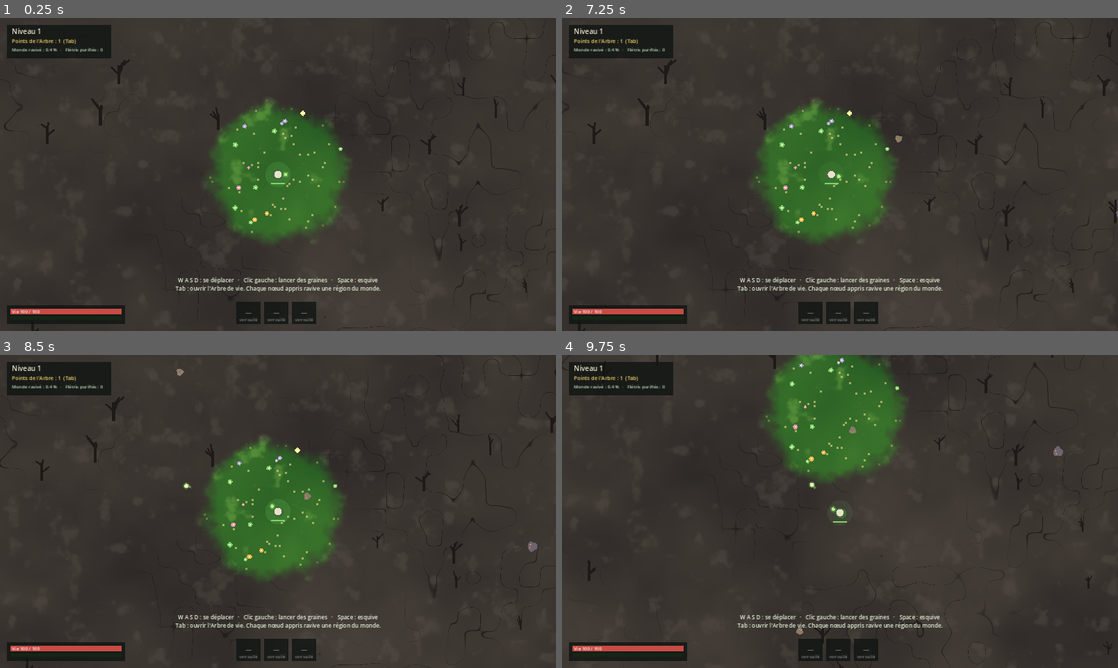
Above: before the commit, frames 1-4 (two rows, left to right).
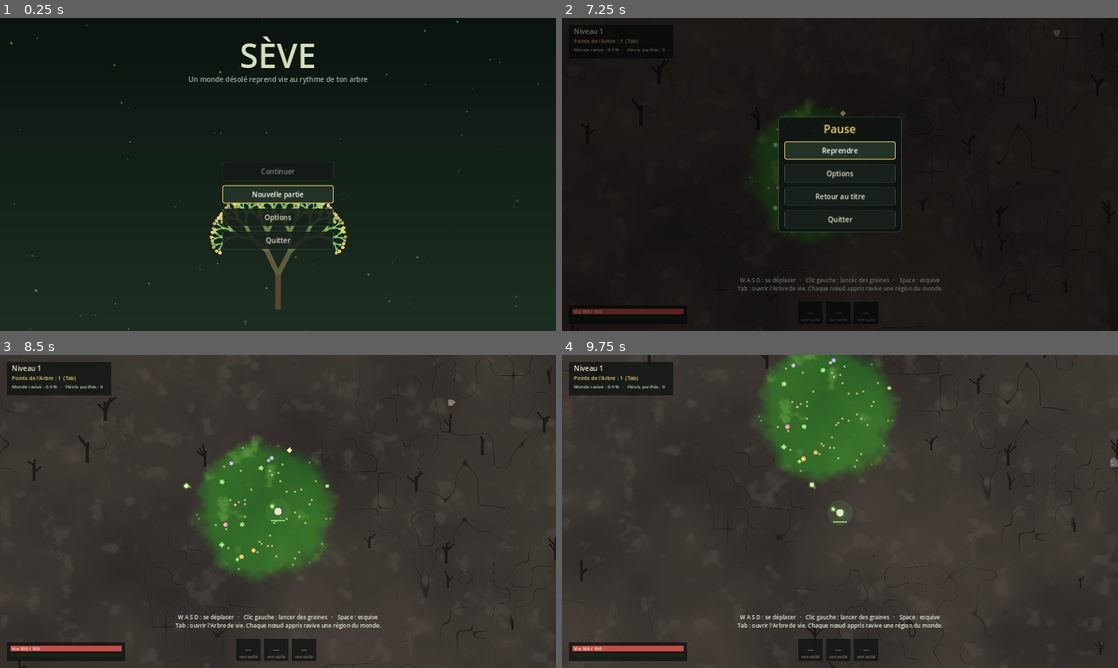
Above: after the commit, the same moments.

Repository: Dranto/Tree
Game: Godot game, scene res://scenes/title.tscn
The game is run twice, just before and just after one commit, with the same random seed, the same clock (stepped at 60 frames per second) and the same inputs. Before the commit the project starts from res://scenes/main.tscn.
Inputs (mouse positions are in pixels of both pictures, inside the frame that each line leads up to):
- Up to frame 1 (0.25 s): no input
- Up to frame 2 (7.25 s): click (840, 218) at 0.5 s, where only the run after the commit has a clickable "Options"; click (840, 171) at 1.25 s, where only the run after the commit has a clickable "Plein écran"; click (840, 215) at 2 s, where only the run after the commit has a clickable "Retour"; click (840, 193) at 2.75 s, where only the run after the commit has a clickable "Nouvelle partie"; tap Enter at 3.5, 6.5 s; move the mouse to (962, 158) at 3.52 s; press the mouse at (962, 158) at 3.53 s; hold D (move_right) 3.53-4.25 s; release the mouse at (962, 158) at 4.25 s; drag from (728, 190) to (812, 237) at 4.27 s; move the mouse to (895, 105) at 5.02 s; hold D (move_right) 5.03-5.75 s; hold Tab (toggle_tree) 5.03-5.75 s; tap Space (dash) at 5.75 s; drag from (840, 174) to (673, 127) at 5.77 s; move the mouse to (1006, 221) at 6.52 s; hold A (move_left) from 6.53 s (still down); tap T at 6.6 s; tap Escape (ui_cancel) at 7.15 s
- Up to frame 3 (8.5 s): release A (move_left) at 7.25 s; click (278, 486) at 7.25 s, where only the run after the commit has a clickable "Reprendre"; drag from (111, 464) to (194, 433) at 8.02 s
- Up to frame 4 (9.75 s): move the mouse to (867, 511) at 8.77 s; hold S (move_down) 8.78-9.5 s; tap Space (dash) at 8.85 s; click (867, 511) at 8.92 s; drag from (756, 433) to (728, 527) at 9.52 s

The runs differ from the first frame. In frame 1, 94% of the frame differs, in the area x 0-100%, y 0-100%; in frame 2, 94%; in frame 3, 3.1%; in frame 4, 2.5%.

Commit message:
Ajouter écran titre, menu pause et options
Écran titre (Continuer / Nouvelle partie / Options / Quitter), menu pause sur Échap,
panneau d'options (volume, plein écran, aide) enregistré dans user://settings.cfg.
Flow gère les points d'entrée Continuer/Nouvelle partie sans dépendre de la sauvegarde.

Co-Authored-By: Claude Sonnet 5.5 <noreply@anthropic.com>
Claude-Session: https://claude.ai/code/session_01H7XDvwp58Z9mead8kYEqdD

Diff:
--- a/godot/project.godot
+++ b/godot/project.godot
@@ -5,12 +5,14 @@
 
 config/name="Sève"
 config/description="Action-RPG : un monde désolé reprend vie au rythme de ton arbre de compétences."
-run/main_scene="res://scenes/main.tscn"
+run/main_scene="res://scenes/title.tscn"
 config/features=PackedStringArray("4.3", "GL Compatibility")
 
 [autoload]
 
 Game="*res://scripts/game.gd"
+Settings="*res://scripts/settings.gd"
+Flow="*res://scripts/flow.gd"
 
 [display]
 
--- /dev/null
+++ b/godot/scenes/title.tscn
@@ -0,0 +1,10 @@
+[gd_scene load_steps=2 format=3]
+
+[ext_resource type="Script" path="res://scripts/title.gd" id="1_title"]
+
+[node name="Title" type="Control"]
+layout_mode = 3
+anchors_preset = 15
+anchor_right = 1.0
+anchor_bottom = 1.0
+script = ExtResource("1_title")
--- /dev/null
+++ b/godot/scripts/flow.gd
@@ -0,0 +1,64 @@
+## Enchaînement des écrans : titre, nouvelle partie, reprise, retour au titre.
+## Points d'entrée « Continuer » et « Nouvelle partie » : la sauvegarde viendra se brancher
+## sur has_save() et load_save() sans toucher aux menus.
+extends Node
+
+const TITLE_SCENE := "res://scenes/title.tscn"
+const GAME_SCENE := "res://scenes/main.tscn"
+
+## Mis à vrai par le mode de test automatique pour passer l'écran titre.
+var skip_title := false
+
+
+func _ready() -> void:
+	skip_title = "--autotest" in OS.get_cmdline_user_args()
+
+
+## Vrai quand la partie qui démarre doit reprendre la sauvegarde (lu par la scène de jeu).
+var continue_requested := false
+
+
+## Autoload de sauvegarde, s'il existe : les menus n'en dépendent pas.
+func _save_node() -> Node:
+	return get_node_or_null("/root/SaveGame")
+
+
+## Vrai s'il existe une partie à reprendre.
+func has_save() -> bool:
+	var s := _save_node()
+	return s != null and s.has_method("has_save") and s.has_save()
+
+
+## Résumé de la sauvegarde pour le bouton « Continuer » ({} si aucun).
+func save_summary() -> Dictionary:
+	var s := _save_node()
+	if s != null and s.has_method("peek") and has_save():
+		return s.peek()
+	return {}
+
+
+func new_game() -> void:
+	continue_requested = false
+	Game.reset()
+	_open(GAME_SCENE)
+
+
+func continue_game() -> void:
+	if not has_save():
+		return
+	continue_requested = true
+	Game.reset()
+	_open(GAME_SCENE)
+
+
+func go_title() -> void:
+	_open(TITLE_SCENE)
+
+
+func quit() -> void:
+	get_tree().quit()
+
+
+func _open(path: String) -> void:
+	get_tree().paused = false
+	get_tree().change_scene_to_file(path)
--- a/godot/scripts/game.gd
+++ b/godot/scripts/game.gd
@@ -23,6 +23,17 @@
 	tree.build()
 	allocated[0] = true
 	recompute()
+
+
+## Remet l'état à zéro pour une nouvelle partie (l'arbre lui-même est conservé).
+func reset() -> void:
+	allocated = {0: true}
+	points = 1
+	level = 1
+	xp = 0.0
+	kills = 0
+	recompute()
+	tree_changed.emit()
 
 
 func xp_to_next() -> float:
--- a/godot/scripts/hud.gd
+++ b/godot/scripts/hud.gd
@@ -107,7 +107,7 @@
 		draw_string(font, Vector2(0, 160), banner_text, HORIZONTAL_ALIGNMENT_CENTER, w, 24, Color(0.95, 0.92, 0.75, a))
 
 	# Aide de départ
-	if hint_time > 0.0:
+	if hint_time > 0.0 and Settings.show_hints:
 		var a := clampf(hint_time / 2.0, 0.0, 1.0)
 		var lines := [
 			"%s %s %s %s : se déplacer   ·   Clic gauche : lancer des graines   ·   %s : esquive" % [key_label("move_up"), key_label("move_left"), key_label("move_down"), key_label("move_right"), key_label("dash")],
--- a/godot/scripts/main.gd
+++ b/godot/scripts/main.gd
@@ -15,6 +15,7 @@
 const Orb = preload("res://scripts/orb.gd")
 const Hud = preload("res://scripts/hud.gd")
 const TreeUI = preload("res://scripts/tree_ui.gd")
+const PauseMenu = preload("res://scripts/pause_menu.gd")
 
 var world_half := WORLD_HALF
 var ground
@@ -23,6 +24,7 @@
 var player
 var hud
 var tree_ui
+var pause_menu
 var orbs_layer: Node2D
 var enemies_layer: Node2D
 var projectiles_layer: Node2D
@@ -82,6 +84,14 @@
 	add_child(tree_layer)
 	tree_ui = TreeUI.new()
 	tree_layer.add_child(tree_ui)
+
+	var pause_layer := CanvasLayer.new()
+	pause_layer.layer = 20
+	pause_layer.process_mode = Node.PROCESS_MODE_ALWAYS
+	add_child(pause_layer)
+	pause_menu = PauseMenu.new()
+	pause_menu.main = self
+	pause_layer.add_child(pause_menu)
 
 	Game.node_allocated.connect(_on_node_allocated)
 	Game.leveled_up.connect(_on_level_up)
@@ -319,6 +329,10 @@
 
 
 func _finish_autotest() -> void:
+	pause_menu.open()
+	await get_tree().create_timer(0.4).timeout
+	await _capture("pause")
+	pause_menu.close()
 	tree_ui.toggle()
 	await get_tree().create_timer(0.5).timeout
 	await _capture("tree")
--- /dev/null
+++ b/godot/scripts/options_panel.gd
@@ -0,0 +1,96 @@
+## Panneau d'options : volume, plein écran, aide de départ. Les changements s'appliquent et s'enregistrent aussitôt.
+extends PanelContainer
+
+signal closed
+
+const UiTheme = preload("res://scripts/ui_theme.gd")
+
+var volume_slider: HSlider
+var volume_label: Label
+var fullscreen_box: CheckBox
+var hints_box: CheckBox
+var back_button: Button
+
+
+func _ready() -> void:
+	theme = UiTheme.make()
+	custom_minimum_size = Vector2(520, 0)
+	var col := VBoxContainer.new()
+	col.add_theme_constant_override("separation", 18)
+	add_child(col)
+
+	var title := Label.new()
+	title.text = "Options"
+	title.add_theme_font_size_override("font_size", 32)
+	title.add_theme_color_override("font_color", UiTheme.GOLD)
+	title.horizontal_alignment = HORIZONTAL_ALIGNMENT_CENTER
+	col.add_child(title)
+
+	var row := HBoxContainer.new()
+	row.add_theme_constant_override("separation", 14)
+	col.add_child(row)
+	var lbl := Label.new()
+	lbl.text = "Volume"
+	lbl.custom_minimum_size = Vector2(110, 0)
+	row.add_child(lbl)
+	volume_slider = HSlider.new()
+	volume_slider.min_value = 0.0
+	volume_slider.max_value = 1.0
+	volume_slider.step = 0.05
+	volume_slider.value = Settings.volume
+	volume_slider.size_flags_horizontal = Control.SIZE_EXPAND_FILL
+	volume_slider.size_flags_vertical = Control.SIZE_SHRINK_CENTER
+	volume_slider.focus_mode = Control.FOCUS_ALL
+	volume_slider.value_changed.connect(_on_volume)
+	row.add_child(volume_slider)
+	volume_label = Label.new()
+	volume_label.custom_minimum_size = Vector2(60, 0)
+	volume_label.horizontal_alignment = HORIZONTAL_ALIGNMENT_RIGHT
+	row.add_child(volume_label)
+	_update_volume_label()
+
+	fullscreen_box = CheckBox.new()
+	fullscreen_box.text = "Plein écran"
+	fullscreen_box.button_pressed = Settings.fullscreen
+	fullscreen_box.toggled.connect(func(on): Settings.set_fullscreen(on); Settings.save_settings())
+	col.add_child(fullscreen_box)
+
+	hints_box = CheckBox.new()
+	hints_box.text = "Afficher l'aide de départ en jeu"
+	hints_box.button_pressed = Settings.show_hints
+	hints_box.toggled.connect(func(on): Settings.set_show_hints(on); Settings.save_settings())
+	col.add_child(hints_box)
+
+	back_button = UiTheme.button("Retour", 200)
+	back_button.size_flags_horizontal = Control.SIZE_SHRINK_CENTER
+	back_button.pressed.connect(close)
+	col.add_child(back_button)
+
+
+func _on_volume(v: float) -> void:
+	Settings.set_volume(v)
+	Settings.save_settings()
+	_update_volume_label()
+
+
+func _update_volume_label() -> void:
+	volume_label.text = "%d %%" % roundi(volume_slider.value * 100.0)
+
+
+func open() -> void:
+	visible = true
+	volume_slider.value = Settings.volume
+	fullscreen_box.button_pressed = Settings.fullscreen
+	hints_box.button_pressed = Settings.show_hints
+	volume_slider.grab_focus()
+
+
+func close() -> void:
+	visible = false
+	closed.emit()
+
+
+func _unhandled_input(event: InputEvent) -> void:
+	if visible and event.is_action_pressed("ui_cancel"):
+		get_viewport().set_input_as_handled()
+		close()
--- /dev/null
+++ b/godot/scripts/pause_menu.gd
@@ -0,0 +1,89 @@
+## Menu pause : Échap met le jeu en pause (sauf quand l'Arbre de vie est ouvert, qui gère déjà Échap).
+extends Control
+
+const UiTheme = preload("res://scripts/ui_theme.gd")
+const OptionsPanel = preload("res://scripts/options_panel.gd")
+
+var main
+var menu_panel: PanelContainer
+var resume_button: Button
+var options: PanelContainer
+
+
+func _ready() -> void:
+	process_mode = Node.PROCESS_MODE_ALWAYS
+	set_anchors_and_offsets_preset(Control.PRESET_FULL_RECT)
+	theme = UiTheme.make()
+	visible = false
+
+	menu_panel = PanelContainer.new()
+	menu_panel.set_anchors_and_offsets_preset(Control.PRESET_CENTER)
+	menu_panel.grow_horizontal = Control.GROW_DIRECTION_BOTH
+	menu_panel.grow_vertical = Control.GROW_DIRECTION_BOTH
+	add_child(menu_panel)
+	var col := VBoxContainer.new()
+	col.add_theme_constant_override("separation", 14)
+	menu_panel.add_child(col)
+	var title := Label.new()
+	title.text = "Pause"
+	title.add_theme_font_size_override("font_size", 32)
+	title.add_theme_color_override("font_color", UiTheme.GOLD)
+	title.horizontal_alignment = HORIZONTAL_ALIGNMENT_CENTER
+	col.add_child(title)
+	resume_button = UiTheme.button("Reprendre")
+	resume_button.pressed.connect(close)
+	col.add_child(resume_button)
+	var opt := UiTheme.button("Options")
+	opt.pressed.connect(_open_options)
+	col.add_child(opt)
+	var title_btn := UiTheme.button("Retour au titre")
+	title_btn.pressed.connect(Flow.go_title)
+	col.add_child(title_btn)
+	if not OS.has_feature("web"):
+		var quit := UiTheme.button("Quitter")
+		quit.pressed.connect(Flow.quit)
+		col.add_child(quit)
+
+	options = OptionsPanel.new()
+	options.visible = false
+	options.set_anchors_and_offsets_preset(Control.PRESET_CENTER)
+	options.grow_horizontal = Control.GROW_DIRECTION_BOTH
+	options.grow_vertical = Control.GROW_DIRECTION_BOTH
+	options.closed.connect(func(): menu_panel.visible = true; resume_button.grab_focus())
+	add_child(options)
+
+
+func _draw() -> void:
+	draw_rect(Rect2(Vector2.ZERO, size), Color(0, 0, 0, 0.55))
+
+
+func _unhandled_input(event: InputEvent) -> void:
+	if not event.is_action_pressed("ui_cancel"):
+		return
+	if visible:
+		# Le panneau d'options gère lui-même Échap quand il est ouvert.
+		if not options.visible:
+			get_viewport().set_input_as_handled()
+			close()
+	elif not get_tree().paused:
+		get_viewport().set_input_as_handled()
+		open()
+
+
+func open() -> void:
+	visible = true
+	get_tree().paused = true
+	menu_panel.visible = true
+	options.visible = false
+	resume_button.grab_focus()
+	queue_redraw()
+
+
+func close() -> void:
+	visible = false
+	get_tree().paused = false
+
+
+func _open_options() -> void:
+	menu_panel.visible = false
+	options.open()
--- /dev/null
+++ b/godot/scripts/settings.gd
@@ -0,0 +1,57 @@
+## Réglages du joueur (volume, plein écran, aide) : chargés et enregistrés dans user://settings.cfg.
+extends Node
+
+signal changed
+
+const PATH := "user://settings.cfg"
+
+var volume := 0.8
+var fullscreen := false
+var show_hints := true
+
+
+func _ready() -> void:
+	load_settings()
+	apply()
+
+
+func load_settings() -> void:
+	var cfg := ConfigFile.new()
+	if cfg.load(PATH) != OK:
+		return
+	volume = clampf(float(cfg.get_value("audio", "volume", volume)), 0.0, 1.0)
+	fullscreen = bool(cfg.get_value("video", "fullscreen", fullscreen))
+	show_hints = bool(cfg.get_value("gameplay", "show_hints", show_hints))
+
+
+func save_settings() -> void:
+	var cfg := ConfigFile.new()
+	cfg.set_value("audio", "volume", volume)
+	cfg.set_value("video", "fullscreen", fullscreen)
+	cfg.set_value("gameplay", "show_hints", show_hints)
+	cfg.save(PATH)
+
+
+func apply() -> void:
+	AudioServer.set_bus_volume_db(0, linear_to_db(maxf(volume, 0.0001)))
+	AudioServer.set_bus_mute(0, volume <= 0.001)
+	if DisplayServer.get_name() != "headless":
+		var mode := DisplayServer.WINDOW_MODE_FULLSCREEN if fullscreen else DisplayServer.WINDOW_MODE_WINDOWED
+		if DisplayServer.window_get_mode() != mode:
+			DisplayServer.window_set_mode(mode)
+	changed.emit()
+
+
+func set_volume(v: float) -> void:
+	volume = clampf(v, 0.0, 1.0)
+	apply()
+
+
+func set_fullscreen(on: bool) -> void:
+	fullscreen = on
+	apply()
+
+
+func set_show_hints(on: bool) -> void:
+	show_hints = on
+	apply()
--- /dev/null
+++ b/godot/scripts/title.gd
@@ -0,0 +1,146 @@
+## Écran titre : Continuer, Nouvelle partie, Options, Quitter. Fond vivant dessiné par le code.
+extends Control
+
+const UiTheme = preload("res://scripts/ui_theme.gd")
+const OptionsPanel = preload("res://scripts/options_panel.gd")
+
+var menu: VBoxContainer
+var continue_button: Button
+var new_button: Button
+var options_button: Button
+var quit_button: Button
+var options: PanelContainer
+var font: Font
+var t := 0.0
+var motes: Array = []
+## Mode « -- --menutest » : enregistre des captures des menus dans godot/autotest/ puis quitte.
+var menutest := false
+
+
+func _ready() -> void:
+	font = ThemeDB.fallback_font
+	if Flow.skip_title:
+		Flow.new_game.call_deferred()
+		set_process(false)
+		return
+	set_anchors_and_offsets_preset(Control.PRESET_FULL_RECT)
+	theme = UiTheme.make()
+	font = ThemeDB.fallback_font
+	var rng := RandomNumberGenerator.new()
+	rng.seed = 7
+	for i in 70:
+		motes.append({"x": rng.randf(), "y": rng.randf(), "s": rng.randf_range(0.02, 0.07), "r": rng.randf_range(1.5, 4.0), "p": rng.randf() * TAU})
+
+	menu = VBoxContainer.new()
+	menu.add_theme_constant_override("separation", 14)
+	menu.set_anchors_and_offsets_preset(Control.PRESET_CENTER)
+	menu.grow_horizontal = Control.GROW_DIRECTION_BOTH
+	menu.grow_vertical = Control.GROW_DIRECTION_BOTH
+	menu.position.y += 90
+	add_child(menu)
+	continue_button = UiTheme.button("Continuer")
+	continue_button.pressed.connect(Flow.continue_game)
+	menu.add_child(continue_button)
+	new_button = UiTheme.button("Nouvelle partie")
+	new_button.pressed.connect(Flow.new_game)
+	menu.add_child(new_button)
+	options_button = UiTheme.button("Options")
+	options_button.pressed.connect(_open_options)
+	menu.add_child(options_button)
+	if OS.has_feature("web"):
+		pass
+	else:
+		quit_button = UiTheme.button("Quitter")
+		quit_button.pressed.connect(Flow.quit)
+		menu.add_child(quit_button)
+
+	options = OptionsPanel.new()
+	options.visible = false
+	options.set_anchors_and_offsets_preset(Control.PRESET_CENTER)
+	options.grow_horizontal = Control.GROW_DIRECTION_BOTH
+	options.grow_vertical = Control.GROW_DIRECTION_BOTH
+	options.closed.connect(_close_options)
+	add_child(options)
+
+	continue_button.disabled = not Flow.has_save()
+	var sum := Flow.save_summary()
+	if not continue_button.disabled and sum.has("level"):
+		continue_button.text = "Continuer  (niveau %d)" % int(sum["level"])
+	_focus_first()
+	menutest = "--menutest" in OS.get_cmdline_user_args()
+	if menutest:
+		_menutest()
+
+
+func _focus_first() -> void:
+	(new_button if continue_button.disabled else continue_button).grab_focus()
+
+
+func _open_options() -> void:
+	menu.visible = false
+	options.open()
+
+
+func _close_options() -> void:
+	menu.visible = true
+	_focus_first()
+
+
+func _process(delta: float) -> void:
+	t += delta
+	queue_redraw()
+
+
+func _draw() -> void:
+	var w := size.x
+	var h := size.y
+	# Ciel nocturne en dégradé.
+	var steps := 24
+	for i in steps:
+		var k := float(i) / steps
+		var c := Color("0b1410").lerp(Color("1d2f22"), k)
+		draw_rect(Rect2(0, h * k, w, h / steps + 1.0), c)
+	# Arbre de vie stylisé : branches qui se divisent, nœuds lumineux.
+	var base := Vector2(w * 0.5, h * 0.93)
+	_branch(base, -PI / 2.0, 100.0, 7, 0)
+	# Spores qui montent.
+	for m in motes:
+		var y := fmod(m["y"] - t * m["s"] + 10.0, 1.0)
+		var x: float = m["x"] + sin(t * 0.5 + m["p"]) * 0.015
+		var a := 0.25 + 0.2 * sin(t * 1.3 + m["p"])
+		draw_circle(Vector2(x * w, y * h), m["r"], Color(0.5, 0.85, 0.45, a))
+	# Titre.
+	var glow := 0.75 + 0.25 * sin(t * 1.2)
+	draw_string(font, Vector2(0, h * 0.16 + 3), "SÈVE", HORIZONTAL_ALIGNMENT_CENTER, w, 96, Color(0, 0, 0, 0.5))
+	draw_string(font, Vector2(0, h * 0.16), "SÈVE", HORIZONTAL_ALIGNMENT_CENTER, w, 96, UiTheme.INK.lerp(UiTheme.LEAF, 1.0 - glow))
+	draw_string(font, Vector2(0, h * 0.16 + 40), "Un monde désolé reprend vie au rythme de ton arbre", HORIZONTAL_ALIGNMENT_CENTER, w, 20, Color(0.75, 0.85, 0.75, 0.8))
+
+
+func _branch(p: Vector2, ang: float, length: float, depth: int, seed_i: int) -> void:
+	var sway := sin(t * 0.6 + depth * 0.9 + seed_i) * 0.025
+	var end := p + Vector2.from_angle(ang + sway) * length
+	var col := Color("5a4630").lerp(Color("7fd36b"), 1.0 - depth / 7.0)
+	draw_line(p, end, col, maxf(1.5, depth * 2.2), true)
+	if depth <= 0:
+		draw_circle(end, 5.0, Color(UiTheme.GOLD, 0.8 + 0.2 * sin(t * 2.0 + seed_i)))
+		return
+	_branch(end, ang - 0.45, length * 0.74, depth - 1, seed_i * 2 + 1)
+	_branch(end, ang + 0.45, length * 0.74, depth - 1, seed_i * 2 + 2)
+	if depth <= 3:
+		draw_circle(end, 3.0 + depth, Color(UiTheme.LEAF, 0.55))
+
+
+func _menutest() -> void:
+	await get_tree().create_timer(0.8).timeout
+	await _shot("menu_title")
+	_open_options()
+	await get_tree().create_timer(0.3).timeout
+	await _shot("menu_options")
+	get_tree().quit()
+
+
+func _shot(shot_name: String) -> void:
+	DirAccess.make_dir_recursive_absolute(ProjectSettings.globalize_path("res://autotest"))
+	await RenderingServer.frame_post_draw
+	get_viewport().get_texture().get_image().save_png("res://autotest/%s.png" % shot_name)
+	print("MENUTEST capture %s" % shot_name)
--- /dev/null
+++ b/godot/scripts/ui_theme.gd
@@ -0,0 +1,93 @@
+## Thème commun des menus : aplats sombres et accents verts, tout dessiné par le code.
+extends RefCounted
+
+const INK := Color("e9e2c8")
+const LEAF := Color("7fd36b")
+const GOLD := Color("f2d06b")
+const PANEL_BG := Color(0.06, 0.08, 0.07, 0.92)
+
+
+static func box(bg: Color, border: Color, width := 1, radius := 6) -> StyleBoxFlat:
+	var sb := StyleBoxFlat.new()
+	sb.bg_color = bg
+	sb.border_color = border
+	sb.set_border_width_all(width)
+	sb.set_corner_radius_all(radius)
+	sb.content_margin_left = 18
+	sb.content_margin_right = 18
+	sb.content_margin_top = 10
+	sb.content_margin_bottom = 10
+	return sb
+
+
+static func make() -> Theme:
+	var t := Theme.new()
+	t.default_font_size = 20
+	t.set_color("font_color", "Button", INK)
+	t.set_color("font_hover_color", "Button", Color.WHITE)
+	t.set_color("font_focus_color", "Button", Color.WHITE)
+	t.set_color("font_pressed_color", "Button", Color.WHITE)
+	t.set_color("font_disabled_color", "Button", Color(0.5, 0.52, 0.5))
+	t.set_stylebox("normal", "Button", box(Color(0.1, 0.13, 0.11, 0.9), Color(0.6, 0.8, 0.6, 0.25)))
+	t.set_stylebox("hover", "Button", box(Color(0.14, 0.2, 0.15, 0.95), LEAF))
+	t.set_stylebox("focus", "Button", box(Color(0.14, 0.2, 0.15, 0.95), GOLD, 2))
+	t.set_stylebox("pressed", "Button", box(Color(0.2, 0.3, 0.2, 1.0), LEAF))
+	t.set_stylebox("disabled", "Button", box(Color(0.08, 0.09, 0.08, 0.7), Color(0.4, 0.4, 0.4, 0.2)))
+	t.set_color("font_color", "Label", INK)
+	t.set_color("font_color", "CheckBox", INK)
+	for c in ["icon_normal_color", "icon_hover_color", "icon_pressed_color", "icon_focus_color", "icon_hover_pressed_color"]:
+		t.set_color(c, "CheckBox", Color(0.85, 0.95, 0.8))
+	t.set_color("font_hover_color", "CheckBox", Color.WHITE)
+	t.set_color("font_focus_color", "CheckBox", GOLD)
+	t.set_stylebox("focus", "CheckBox", box(Color(0, 0, 0, 0), GOLD, 2))
+	t.set_icon("unchecked", "CheckBox", _box_icon(false))
+	t.set_icon("checked", "CheckBox", _box_icon(true))
+	# Curseur
+	var track := box(Color(0.1, 0.14, 0.11), Color(0.6, 0.8, 0.6, 0.25), 1, 4)
+	track.content_margin_top = 4
+	track.content_margin_bottom = 4
+	t.set_stylebox("slider", "HSlider", track)
+	var fill := box(LEAF.darkened(0.3), LEAF.darkened(0.3), 1, 4)
+	fill.content_margin_top = 4
+	fill.content_margin_bottom = 4
+	t.set_stylebox("grabber_area", "HSlider", fill)
+	t.set_stylebox("grabber_area_highlight", "HSlider", fill)
+	t.set_icon("grabber", "HSlider", _dot(LEAF))
+	t.set_icon("grabber_highlight", "HSlider", _dot(GOLD))
+	t.set_icon("grabber_disabled", "HSlider", _dot(Color.GRAY))
+	t.set_stylebox("panel", "PanelContainer", box(PANEL_BG, Color(0.6, 0.8, 0.6, 0.3), 1, 10))
+	return t
+
+
+static func _box_icon(on: bool) -> ImageTexture:
+	var n := 24
+	var img := Image.create(n, n, false, Image.FORMAT_RGBA8)
+	for y in n:
+		for x in n:
+			var edge := x < 2 or y < 2 or x >= n - 2 or y >= n - 2
+			if edge:
+				img.set_pixel(x, y, Color(0.75, 0.9, 0.7))
+			elif on and x > 5 and x < n - 6 and y > 5 and y < n - 6:
+				img.set_pixel(x, y, LEAF)
+	return ImageTexture.create_from_image(img)
+
+
+static func _dot(c: Color) -> ImageTexture:
+	var n := 22
+	var img := Image.create(n, n, false, Image.FORMAT_RGBA8)
+	var mid := (n - 1) / 2.0
+	for y in n:
+		for x in n:
+			var d := Vector2(x, y).distance_to(Vector2(mid, mid))
+			var a := clampf(mid + 0.5 - d, 0.0, 1.0)
+			img.set_pixel(x, y, Color(c.r, c.g, c.b, a))
+	return ImageTexture.create_from_image(img)
+
+
+## Bouton de menu : largeur fixe, prend le focus au clavier et à la manette.
+static func button(text: String, width := 320.0) -> Button:
+	var b := Button.new()
+	b.text = text
+	b.custom_minimum_size = Vector2(width, 52)
+	b.focus_mode = Control.FOCUS_ALL
+	return b
